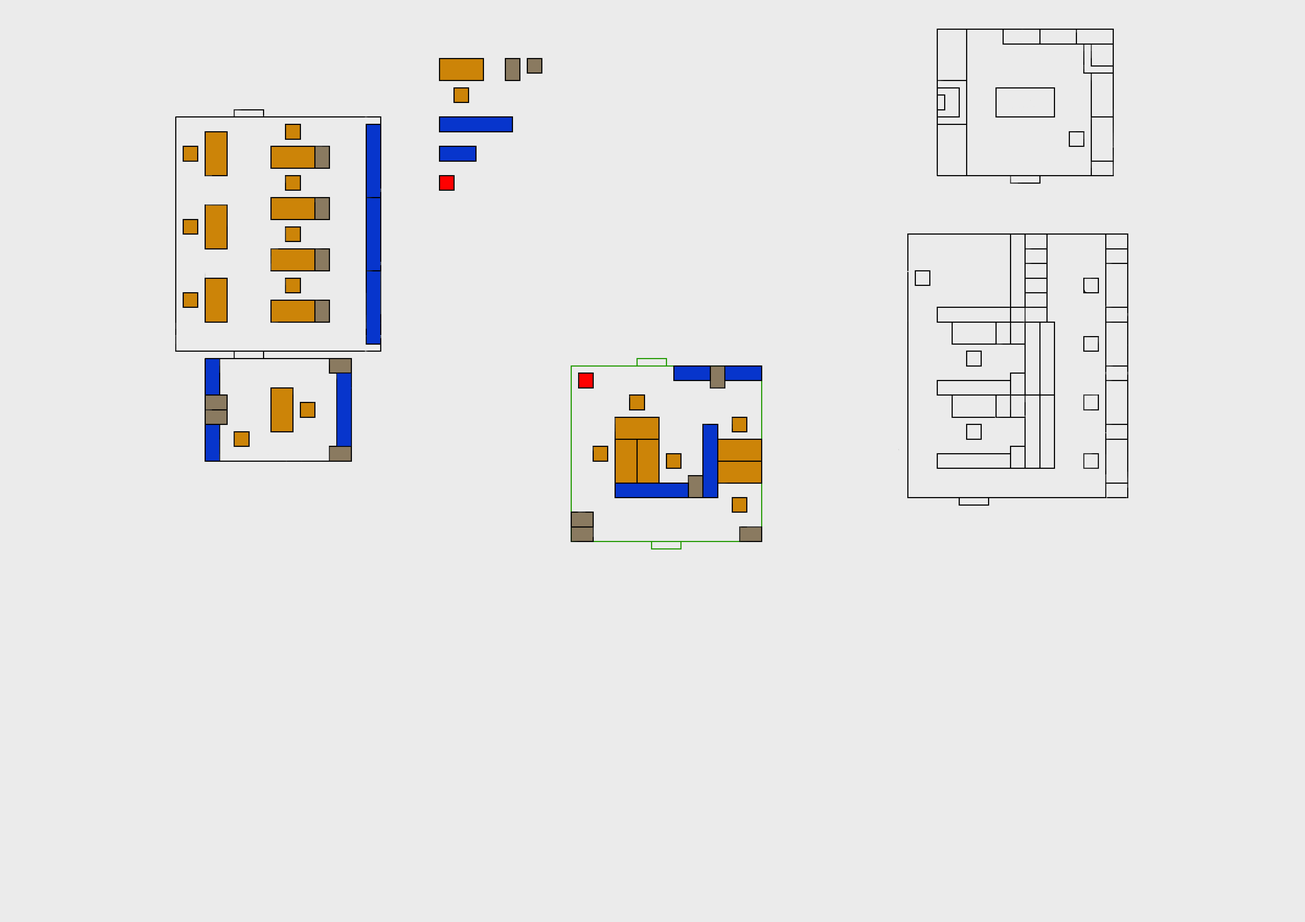
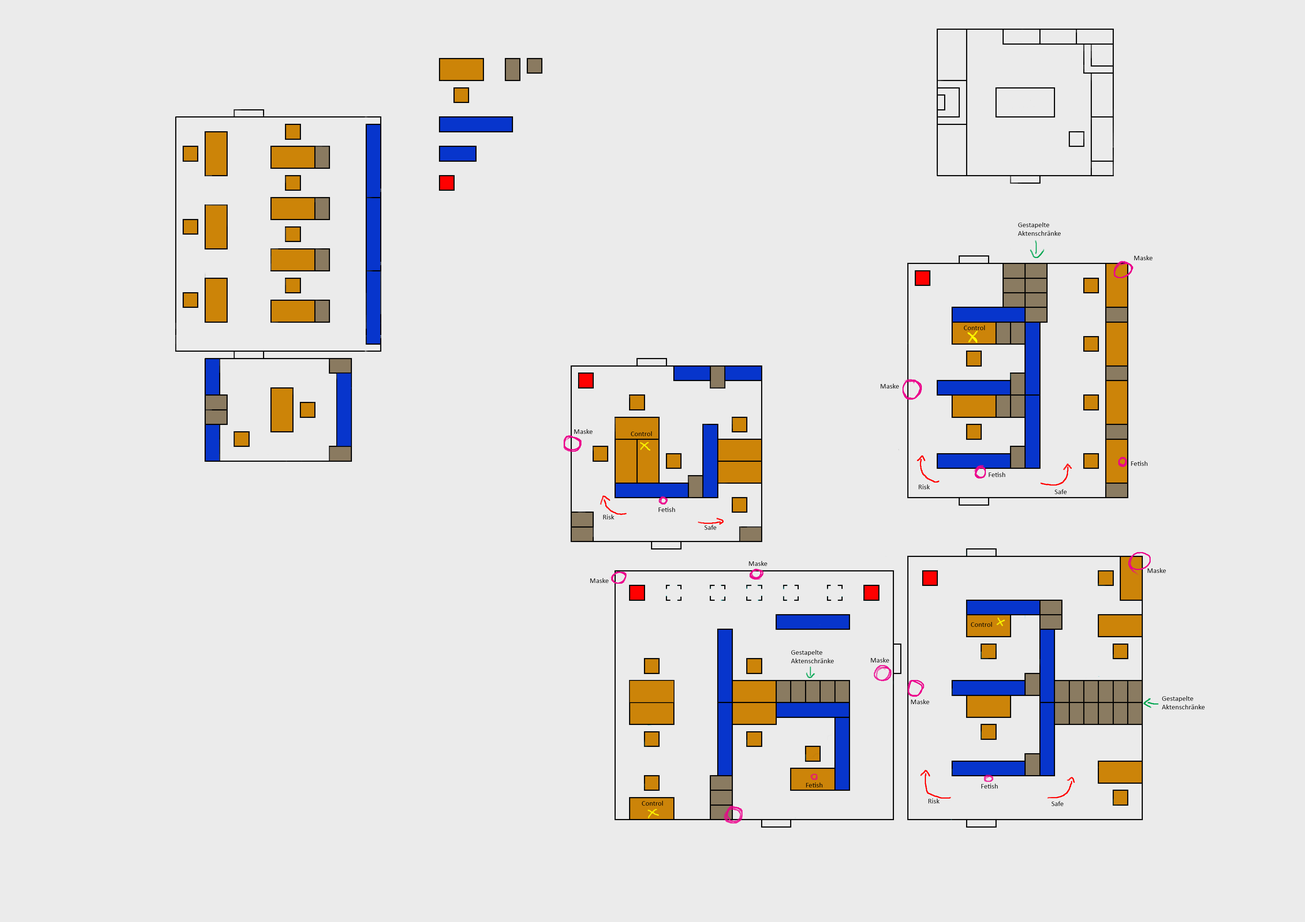
Before/after of a (1305, 922) layered artwork. What changed in the layer stack:
added group "Beschriftung" with 26 layers above "Notizen" over [left=573, top=222, right=1205, bottom=807]
added layer "Gestapelte Aktenschränke" (1st of 3, in "Beschriftung") in group "Beschriftung" over [left=1161, top=696, right=1205, bottom=710]
added layer "Control" (1st of 4, in "Beschriftung") in group "Beschriftung" over [left=970, top=622, right=992, bottom=628]
added layer "Gestapelte Aktenschränke" (2nd of 3, in "Beschriftung") in group "Beschriftung" over [left=790, top=650, right=834, bottom=664]
added layer "Maske" (2nd of 8, in "Beschriftung") in group "Beschriftung" over [left=910, top=699, right=930, bottom=705]
added layer "Maske" (4th of 8, in "Beschriftung") in group "Beschriftung" over [left=748, top=561, right=768, bottom=567]
added layer "Maske" (5th of 8, in "Beschriftung") in group "Beschriftung" over [left=589, top=578, right=609, bottom=584]
added layer "Control" (3rd of 4, in "Beschriftung") in group "Beschriftung" over [left=630, top=431, right=652, bottom=437]
added layer "Control" (4th of 4, in "Beschriftung") in group "Beschriftung" over [left=963, top=325, right=985, bottom=331]
added layer "Gestapelte Aktenschränke" (3rd of 3, in "Beschriftung") in group "Beschriftung" over [left=1017, top=222, right=1061, bottom=236]
added layer "Notizen" above "Wache" over [left=563, top=240, right=1151, bottom=824]
painted on "Wache" over [left=628, top=271, right=938, bottom=602]
painted on "Regal" over [left=717, top=306, right=1058, bottom=792]
painted on "Stuhl" over [left=643, top=277, right=1129, bottom=806]
painted on "Aktenschrank" over [left=709, top=262, right=1143, bottom=821]
painted on "Schreibtisch" over [left=628, top=262, right=1143, bottom=821]
painted on "Wand" over [left=570, top=255, right=1159, bottom=828]
painted on "Vorzeichnung" over [left=614, top=233, right=1143, bottom=828]
…and 17 more changes (17 added)
